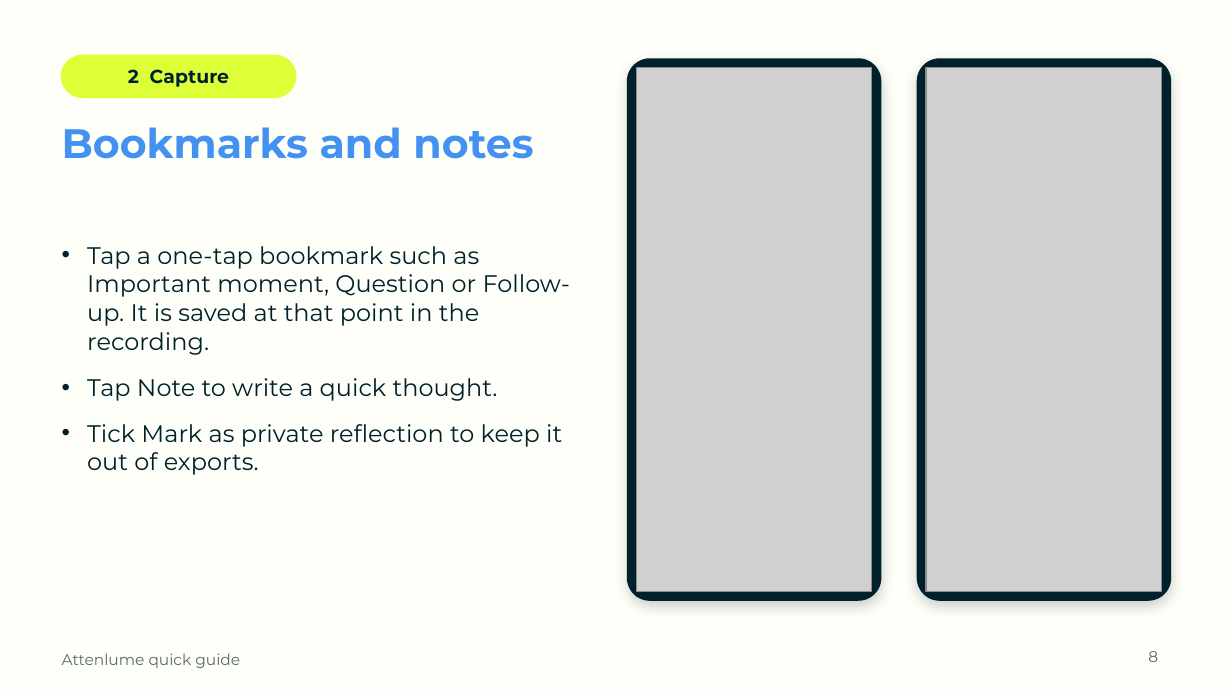
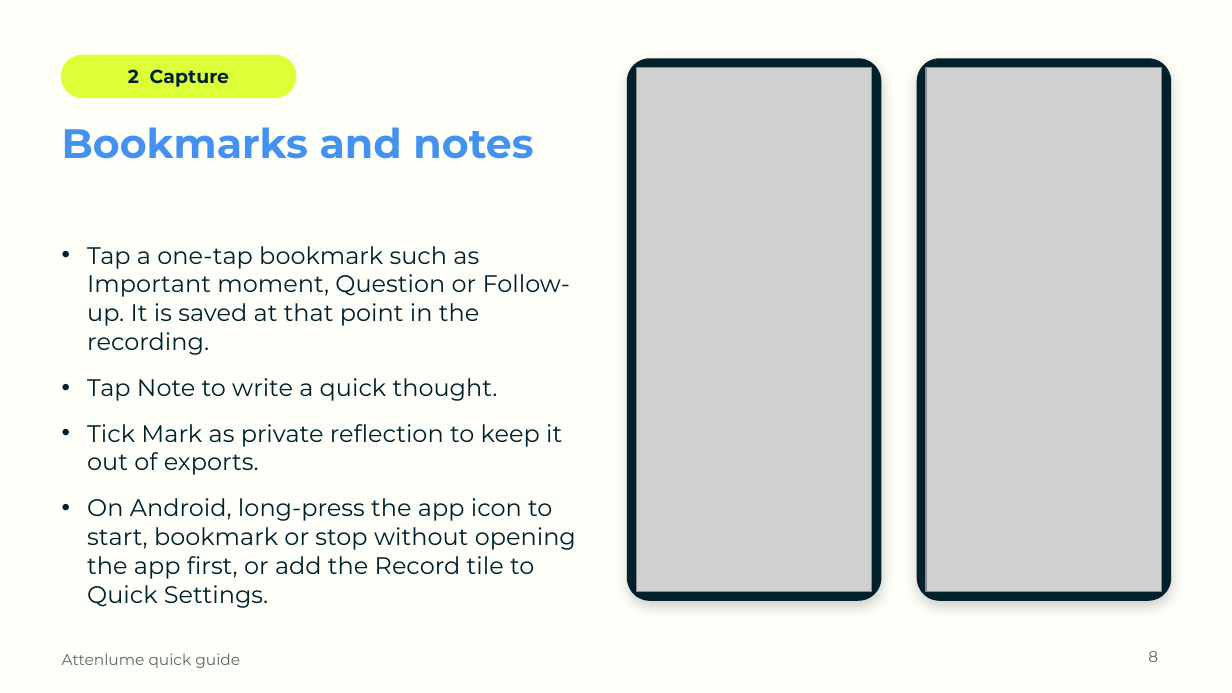
Before and after one commit to SamsonOluwaseun/attenlume, a slide deck: slide 8 of docs/user-guide/Attenlume-Quick-Guide.pptx. Drawn at 1232x693 pixels with LibreOffice and Linux fonts; fonts in the diff are those of the drawing; grey boxes stand for pictures; background and template pictures are left out. Boxes give left, top, right and bottom in pixels: in the first picture for what was removed or moved away, otherwise in the second. Text is boxed around its words. In the diff, an @@ line names an element or a change of style, - is before the commit and + after.

```diff
--- a/docs/user-guide/Attenlume-Quick-Guide.pptx
+++ b/docs/user-guide/Attenlume-Quick-Guide.pptx
@@ text at <box>87,498,576,608</box>: paragraph added @@
+• On Android, long-press the app icon to start, bookmark or stop without opening the app first, or add the Record tile to Quick Settings.
```
Also in this commit, not shown: 2 other slides changed, 3 other files.
